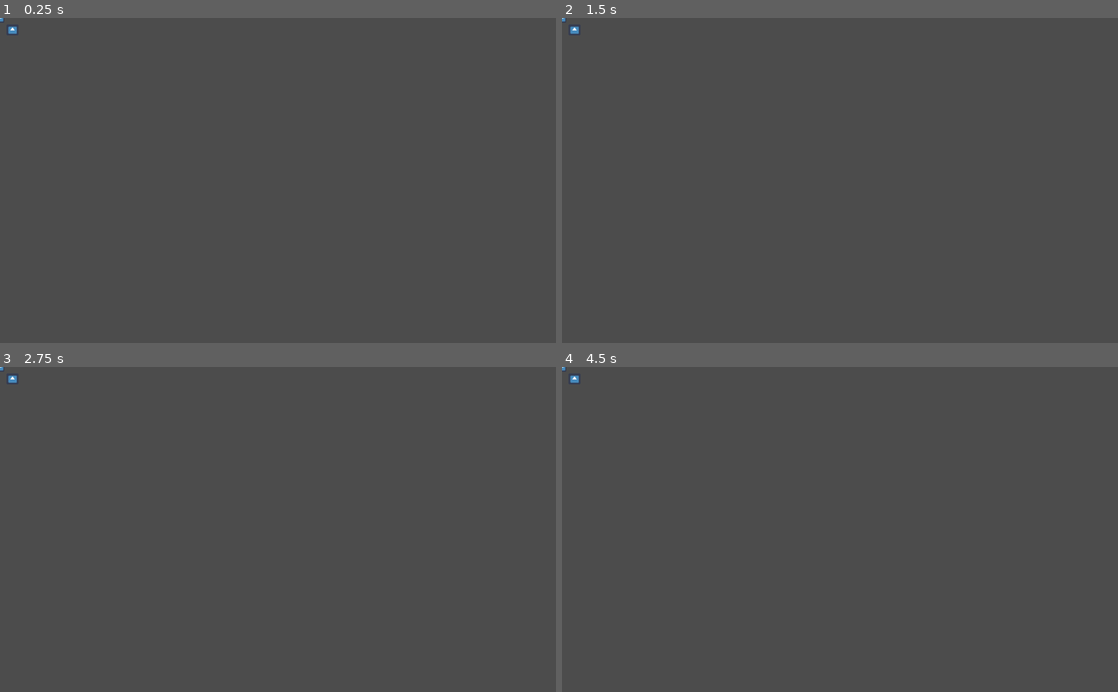
Above: before the commit, frames 1-4 (two rows, left to right).
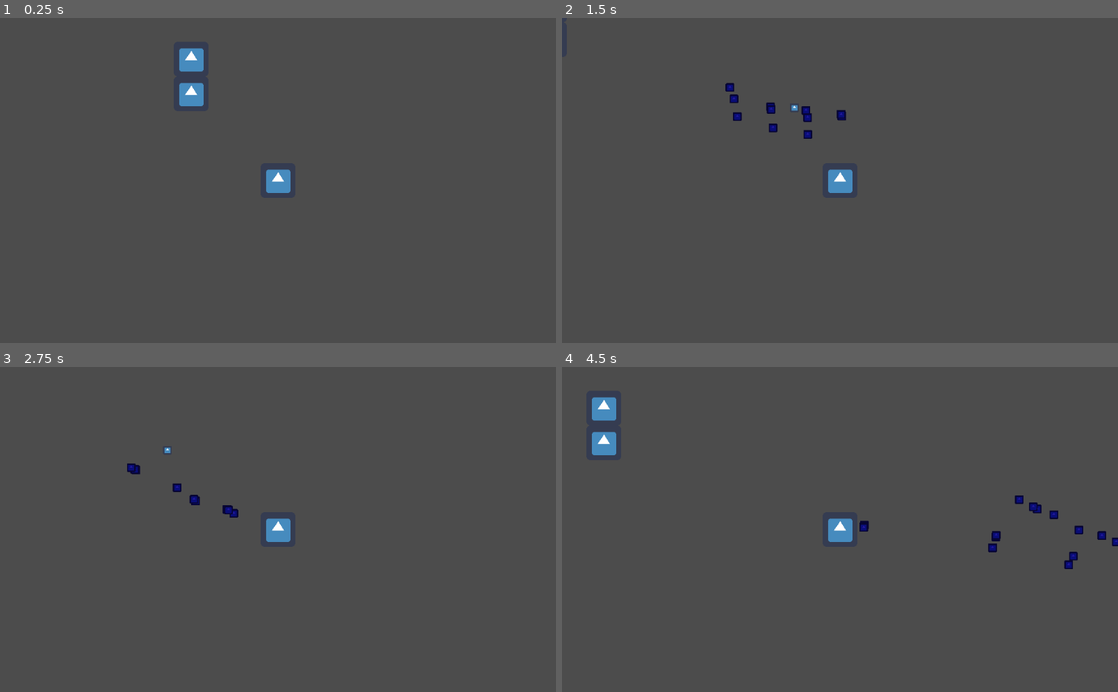
Above: after the commit, the same moments.

Repository: ljweeks/KSU_Fall2022GameJam
Game: Godot game, scene res://test.tscn
Same seed, same stepped clock (60 frames per second), same inputs: the game is played once before the commit and once after it. Before the commit the project starts from res://PowerTestScene.tscn. The engine's default icon, where the game draws it, is replaced by a stand-in: a white triangle on a blue panel in a dark square.
Inputs (mouse positions are in pixels of both pictures, inside the frame that each line leads up to):
- Up to frame 1 (0.25 s): no input
- Up to frame 2 (1.5 s): tap Enter at 0.5 s; move the mouse to (962, 164) at 0.52 s; hold D (player_right, bound only after the commit) 0.53-1.28 s; hold Right mouse button (shoot_right, bound only after the commi… 0.53-1.28 s; click (962, 164) at 0.6 s; move the mouse to (728, 196) at 1.27 s; hold S (player_down, bound only after the commit) from 1.28 s (still down); right-click (728, 196) at 1.35 s
- Up to frame 3 (2.75 s): click (166, 545) at 1.55 s; move the mouse to (333, 458) at 2.02 s; release S (player_down, bound only after the commit) at 2.03 s; hold D (player_right, bound only after the commit) from 2.03 s (still down); hold Right mouse button (shoot_right, bound only after the commi… from 2.03 s (still down); click (333, 458) at 2.1 s
- Up to frame 4 (4.5 s): move the mouse to (812, 594) at 2.77 s; release D (player_right, bound only after the commit) at 2.78 s; release Right mouse button (shoot_right, bound only after the commi… at 2.78 s; hold W (player_up, bound only after the commit) 2.78-3.53 s; right-click (812, 594) at 2.85 s; click (812, 594) at 3.05 s; move the mouse to (1006, 578) at 3.52 s; hold Right mouse button (shoot_right, bound only after the commi… 3.53-4.28 s; hold A (player_left, bound only after the commit) from 3.53 s (still down); click (1006, 578) at 3.6 s; move the mouse to (673, 480) at 4.27 s; right-click (673, 480) at 4.35 s

The runs differ from the first frame. In frame 1, 1.0% of the frame differs, in the area x 0-53%, y 0-54%; in frame 2, 0.8%; in frame 3, 0.6%; in frame 4, 1.5%, in the area x 0-100%, y 0-63%.

Commit message:
godot project

Diff:
--- a/project.godot
+++ b/project.godot
@@ -45,16 +45,45 @@
 [application]
 
 config/name="Ksu Fall 2022 Game Jam"
-run/main_scene="res://PowerTestScene.tscn"
+run/main_scene="res://test.tscn"
 config/icon="res://icon.png"
 
 [gui]
 
 common/drop_mouse_on_gui_input_disabled=true
 
-[layer_names]
+[input]
 
-2d_physics/layer_2="Power"
+player_up={
+"deadzone": 0.5,
+"events": [ Object(InputEventKey,"resource_local_to_scene":false,"resource_name":"","device":0,"alt":false,"shift":false,"control":false,"meta":false,"command":false,"pressed":false,"scancode":0,"physical_scancode":87,"unicode":0,"echo":false,"script":null)
+ ]
+}
+player_down={
+"deadzone": 0.5,
+"events": [ Object(InputEventKey,"resource_local_to_scene":false,"resource_name":"","device":0,"alt":false,"shift":false,"control":false,"meta":false,"command":false,"pressed":false,"scancode":0,"physical_scancode":83,"unicode":0,"echo":false,"script":null)
+ ]
+}
+player_right={
+"deadzone": 0.5,
+"events": [ Object(InputEventKey,"resource_local_to_scene":false,"resource_name":"","device":0,"alt":false,"shift":false,"control":false,"meta":false,"command":false,"pressed":false,"scancode":0,"physical_scancode":68,"unicode":0,"echo":false,"script":null)
+ ]
+}
+player_left={
+"deadzone": 0.5,
+"events": [ Object(InputEventKey,"resource_local_to_scene":false,"resource_name":"","device":0,"alt":false,"shift":false,"control":false,"meta":false,"command":false,"pressed":false,"scancode":0,"physical_scancode":65,"unicode":0,"echo":false,"script":null)
+ ]
+}
+shoot_left={
+"deadzone": 0.5,
+"events": [ Object(InputEventMouseButton,"resource_local_to_scene":false,"resource_name":"","device":0,"alt":false,"shift":false,"control":false,"meta":false,"command":false,"button_mask":0,"position":Vector2( 0, 0 ),"global_position":Vector2( 0, 0 ),"factor":1.0,"button_index":1,"pressed":false,"doubleclick":false,"script":null)
+ ]
+}
+shoot_right={
+"deadzone": 0.5,
+"events": [ Object(InputEventMouseButton,"resource_local_to_scene":false,"resource_name":"","device":0,"alt":false,"shift":false,"control":false,"meta":false,"command":false,"button_mask":0,"position":Vector2( 0, 0 ),"global_position":Vector2( 0, 0 ),"factor":1.0,"button_index":2,"pressed":false,"doubleclick":false,"script":null)
+ ]
+}
 
 [mono]
 
Not shown, changed: .mono/metadata/ide_messaging_meta.txt
